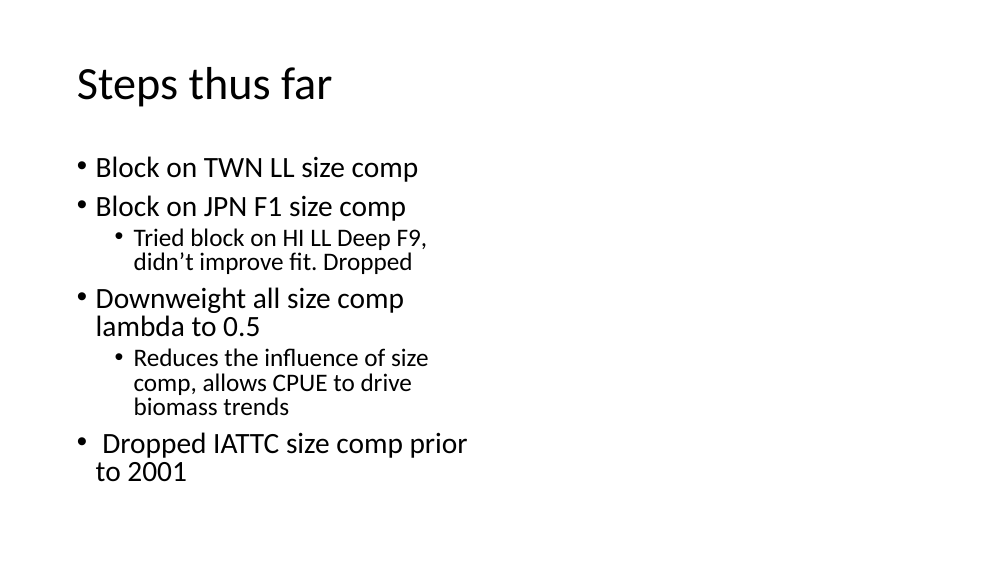
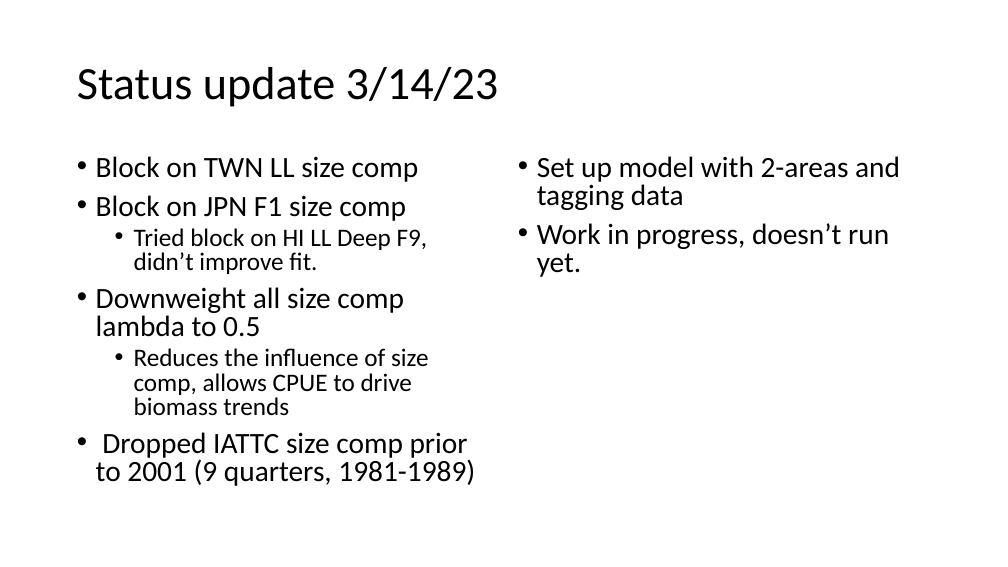
Before and after one commit to PIFSCstockassessments/WCNPOSWO-2023, a slide deck: slide 14 of 2023 North Pacific SWO assessment.pptx. Drawn at 1008x567 pixels with LibreOffice and Linux fonts; fonts in the diff are those of the drawing. Boxes give left, top, right and bottom in pixels: in the first picture for what was removed or moved away, otherwise in the second. Text is boxed around its words. In the diff, an @@ line names an element or a change of style, - is before the commit and + after.

```diff
--- a/2023 North Pacific SWO assessment.pptx
+++ b/2023 North Pacific SWO assessment.pptx
@@ title at (77, 67, 499, 107): text changed @@
-Steps thus far
+Status update 3/14/23
@@ text added at (537, 156, 900, 277), 28 pt, text #000000 @@
+• Set up model with 2-areas and tagging data
+• Work in progress, doesn’t run yet.
@@ text at (134, 228, 428, 274): text changed @@
-  • Tried block on HI LL Deep F9, didn’t improve fit. Dropped
+  • Tried block on HI LL Deep F9, didn’t improve fit.
@@ text at (96, 432, 475, 486): text changed @@
-• Dropped IATTC size comp prior to 2001
+• Dropped IATTC size comp prior to 2001 (9 quarters, 1981-1989)
```
Also in this commit, not shown: 1 other slide changed, 17 slides added, 1 other file.
